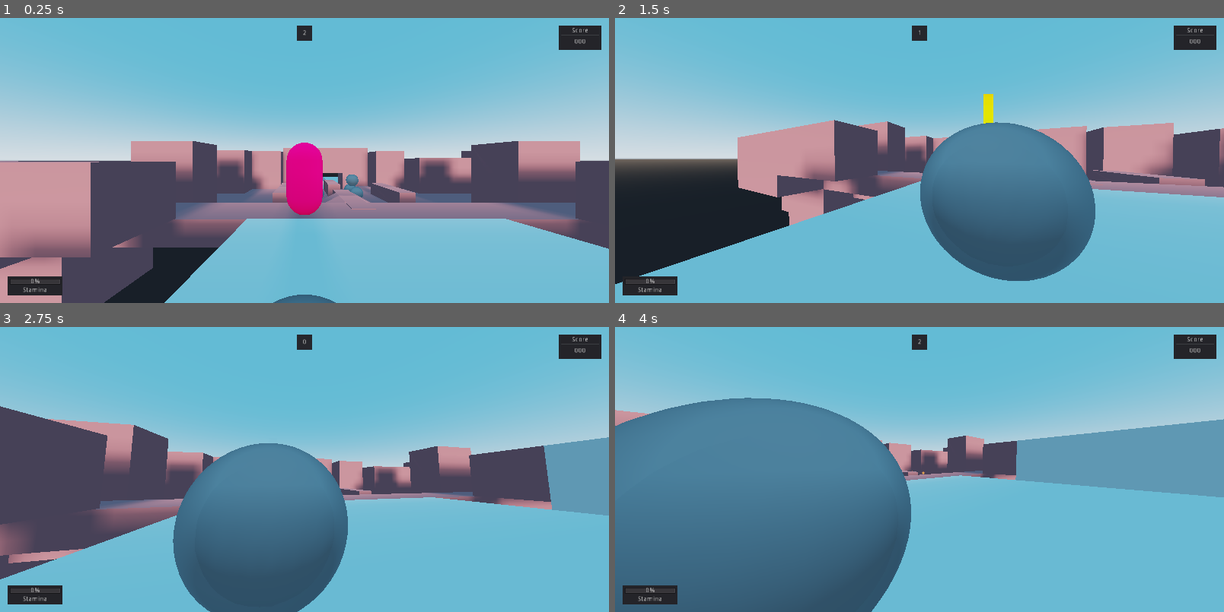
Above: before the commit, frames 1-4 (two rows, left to right).
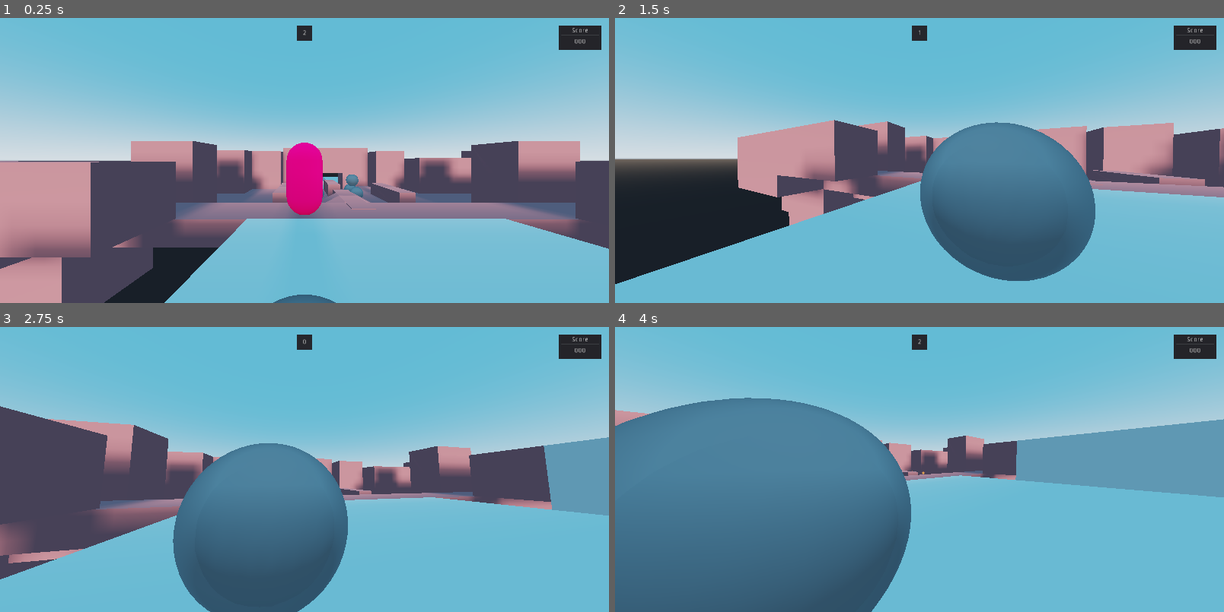
Above: after the commit, the same moments.

Repository: DeerTears/Keep-Away-Game
Game: Godot game, scene res://levels/romping.tscn
The game is run twice, just before and just after one commit, with the same random seed, the same clock (stepped at 60 frames per second) and the same inputs.
Inputs (mouse positions are in pixels of both pictures, inside the frame that each line leads up to):
- Up to frame 1 (0.25 s): no input
- Up to frame 2 (1.5 s): move the mouse to (949, 160) at 0.52 s; move the mouse to (889, 160) at 1.27 s
- Up to frame 3 (2.75 s): move the mouse to (316, 463) at 2.02 s
- Up to frame 4 (4 s): move the mouse to (913, 475) at 2.77 s; move the mouse to (962, 472) at 3.52 s

The runs differ from the first frame. In frame 1, 0.6% of the frame differs, in the area x 1-11%, y 90-98%; in frame 2, 0.7%, in the area x 1-63%, y 26-98%; in frame 3, 0.6%; in frame 4, 0.6%.

Commit message:
make attack arc less intense, add debug particles toggle

Diff:
--- a/actors/player.tscn
+++ b/actors/player.tscn
@@ -123,6 +123,7 @@
 
 [node name="Particles" type="Particles" parent="KinematicBody"]
 transform = Transform( 1, 0, 0, 0, 1, 0, 0, 0, 1, 0, -1, 0 )
+visible = false
 amount = 50
 lifetime = 2.5
 local_coords = false
@@ -168,47 +169,6 @@
 __meta__ = {
 "_edit_use_anchors_": false
 }
-
-[node name="Stamina" type="Panel" parent="HUD/Control"]
-anchor_top = 1.0
-anchor_bottom = 1.0
-margin_top = -40.0
-margin_right = 116.0
-__meta__ = {
-"_edit_use_anchors_": false
-}
-
-[node name="MarginContainer" type="MarginContainer" parent="HUD/Control/Stamina"]
-anchor_right = 1.0
-anchor_bottom = 1.0
-custom_constants/margin_right = 4
-custom_constants/margin_top = 4
-custom_constants/margin_left = 4
-custom_constants/margin_bottom = 4
-__meta__ = {
-"_edit_use_anchors_": false
-}
-
-[node name="VBoxContainer" type="VBoxContainer" parent="HUD/Control/Stamina/MarginContainer"]
-margin_left = 4.0
-margin_top = 4.0
-margin_right = 112.0
-margin_bottom = 36.0
-__meta__ = {
-"_edit_use_anchors_": false
-}
-
-[node name="ProgressBar" type="ProgressBar" parent="HUD/Control/Stamina/MarginContainer/VBoxContainer"]
-margin_right = 108.0
-margin_bottom = 14.0
-
-[node name="Label" type="Label" parent="HUD/Control/Stamina/MarginContainer/VBoxContainer"]
-margin_top = 18.0
-margin_right = 108.0
-margin_bottom = 32.0
-text = "Stamina"
-align = 1
-valign = 1
 
 [node name="Score" type="Panel" parent="HUD/Control"]
 anchor_left = 1.0
--- a/project.godot
+++ b/project.godot
@@ -109,6 +109,12 @@
 "events": [ Object(InputEventKey,"resource_local_to_scene":false,"resource_name":"","device":0,"alt":false,"shift":false,"control":false,"meta":false,"command":false,"pressed":false,"scancode":67,"unicode":0,"echo":false,"script":null)
  ]
 }
+toggle_debug={
+"deadzone": 0.5,
+"events": [ Object(InputEventKey,"resource_local_to_scene":false,"resource_name":"","device":0,"alt":false,"shift":false,"control":false,"meta":false,"command":false,"pressed":false,"scancode":16777225,"unicode":0,"echo":false,"script":null)
+, Object(InputEventJoypadButton,"resource_local_to_scene":false,"resource_name":"","device":0,"button_index":10,"pressure":0.0,"pressed":false,"script":null)
+ ]
+}
 
 [layer_names]
 
--- a/scripts/playermove.gd
+++ b/scripts/playermove.gd
@@ -132,7 +132,7 @@
 					reported_body.apply_impulse(Vector3.ZERO,look_direction)
 				"KinematicBody": # player
 					reported_body.is_hitstunned = true
-					reported_body.impact_vec += look_direction * 2.5
+					reported_body.impact_vec += look_direction * 1.5
 			play_impact_sound(impact_type)
 
 	# momentum
@@ -141,11 +141,11 @@
 	# final calculations
 	movement.z = h_velocity.z + impact_vec.z
 	movement.x = h_velocity.x + impact_vec.x
-	movement.y = gravity_vec.y + (impact_vec.y / 2)
+	movement.y = gravity_vec.y + (impact_vec.y / 1.5)
 	move_and_slide(movement, Vector3.UP)
 	# hacky way of creating a fake curve for knockbacks
 	# would love to implement something far more robust, perhaps even showing the endpoint and interpolating as needed
-	var impact_decay = 0.97
+	var impact_decay = 0.98
 	impact_vec *= impact_decay
 	if is_on_floor():
 		impact_vec = Vector3.ZERO
--- a/scripts/playerstats.gd
+++ b/scripts/playerstats.gd
@@ -5,6 +5,7 @@
 onready var kinematic = $KinematicBody
 onready var model = $KinematicBody/MeshInstance
 onready var hud = $HUD
+onready var debug_particles = $KinematicBody/Particles
 
 export var player_number: int = 0
 
@@ -38,3 +39,10 @@
 func respawn():
 	var target = GameInfo.get_my_respawn_location(player_number)
 	kinematic.teleport(target, false)
+
+var debug: bool = false
+
+func _input(event):
+	if event.is_action_released("toggle_debug"):
+		debug = not debug
+		debug_particles.visible = debug
